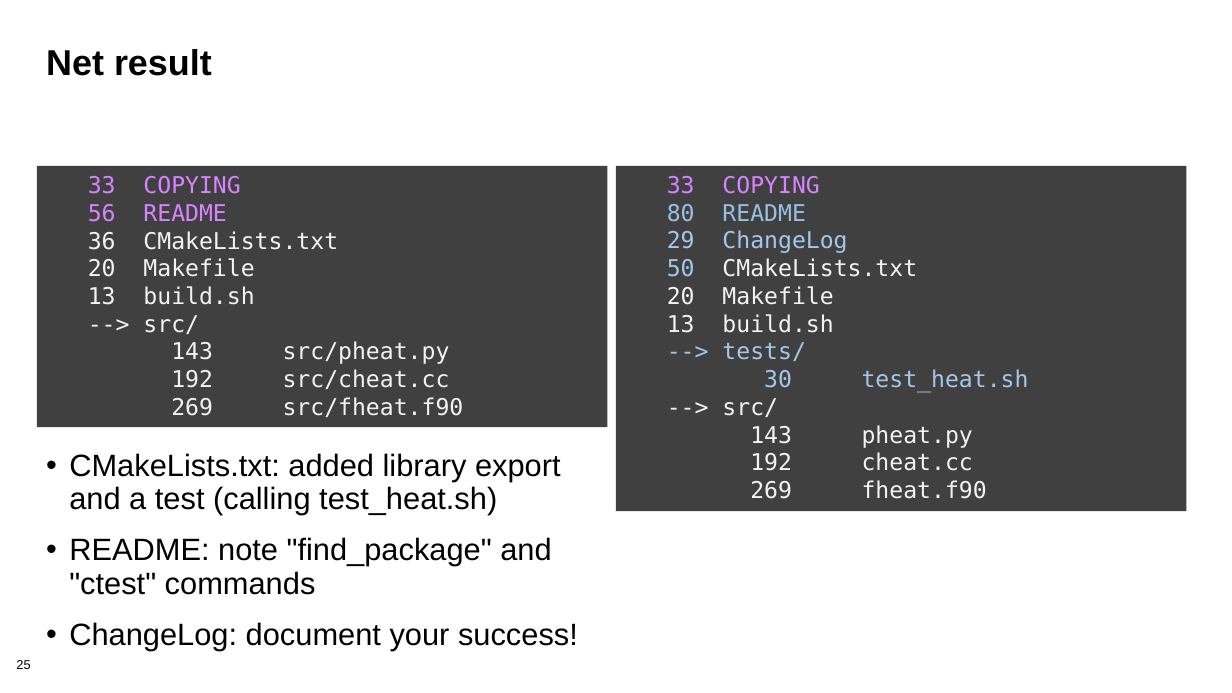
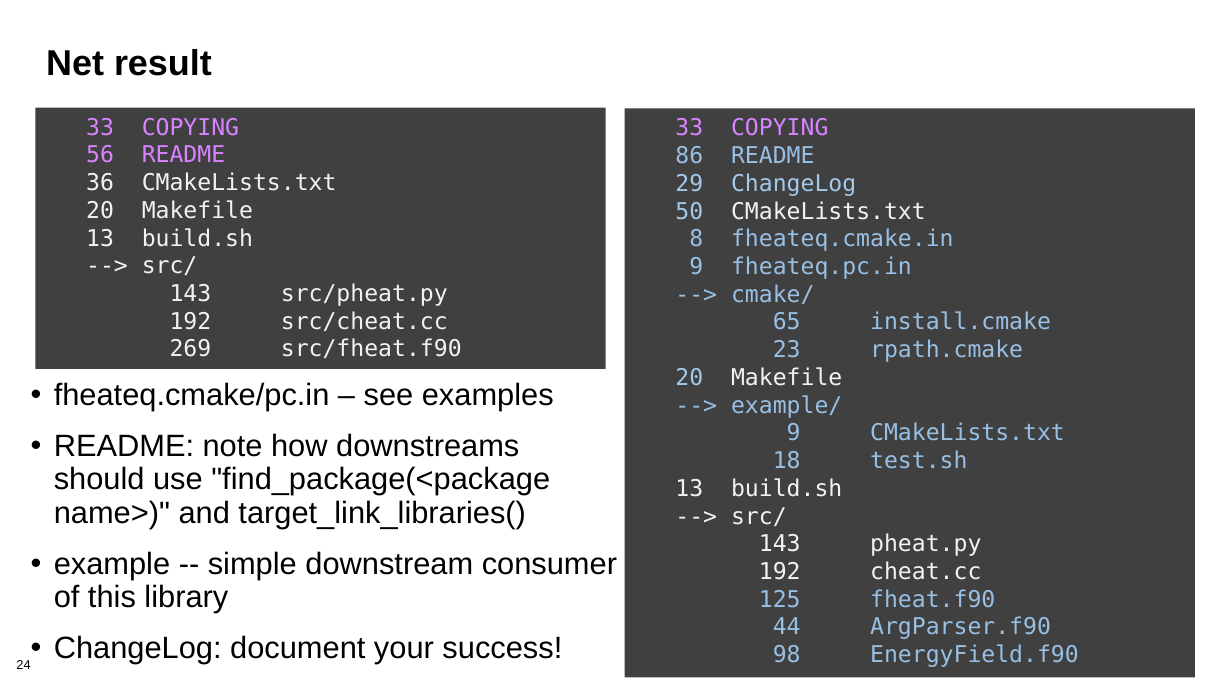
Before and after one commit to bssw-tutorial/presentations, a slide deck: slide 24 of packaging.pptx (slide 25 before the commit). Drawn at 1232x693 pixels with LibreOffice and Linux fonts; fonts in the diff are those of the drawing; background and template pictures are left out. Boxes give left, top, right and bottom in pixels: in the first picture for what was removed or moved away, otherwise in the second. Text is boxed around its words. In the diff, an @@ line names an element or a change of style, - is before the commit and + after.

```diff
--- a/packaging.pptx
+++ b/packaging.pptx
@@ rectangle "33 COPYING": place and size @@
-rectangle "33 COPYING" at <box>37,166,607,428</box>
+rectangle "33 COPYING" at <box>35,107,605,369</box>
@@ rectangle "33 COPYING": place and size @@
-rectangle "33 COPYING" at <box>616,166,1186,512</box>
+rectangle "33 COPYING" at <box>625,108,1195,677</box>
@@ text in rectangle at <box>675,146,814,164</box>: text changed @@
-80 README
+86 README
@@ text in rectangle at <box>689,228,1051,362</box>: paragraphs added @@
+8 fheateq.cmake.in
+9 fheateq.pc.in
+--> cmake/
+65 install.cmake
+23 rpath.cmake
@@ text in rectangle at <box>722,342,1029,393</box>: paragraphs removed @@
---> tests/
-30 test_heat.sh
@@ text "fheateq.cmake/pc.in – see examples": place and size @@
-text "fheateq.cmake/pc.in – see examples" at <box>69,453,578,651</box>
+text "fheateq.cmake/pc.in – see examples" at <box>54,382,617,664</box>
@@ text at <box>54,382,617,613</box>: text changed @@
-• CMakeLists.txt: added library export and a test (calling test_heat.sh)
-• README: note "find_package" and "ctest" commands
+• fheateq.cmake/pc.in – see examples
+• README: note how downstreams should use "find_package(<package name>)" and target_link_libraries()
+• example -- simple downstream consumer of this library
@@ text in rectangle at <box>675,367,842,386</box>: text colour #F2F2F2 to #A3C8EA in "20" @@
@@ text in rectangle at <box>731,395,1065,469</box>: paragraphs added @@
+--> example/
+9 CMakeLists.txt
+18 test.sh
@@ text in rectangle at <box>759,589,1079,667</box>: text changed; text colour #F2F2F2 to #98C0E4 @@
-269 fheat.f90
+125 fheat.f90
+44 ArgParser.f90
+98 EnergyField.f90
@@ page number at <box>16,660,30,669</box>: text changed @@
-25
+24
```
Also in this commit, not shown: 17 other slides changed, 2 slides added, 1 other file.
